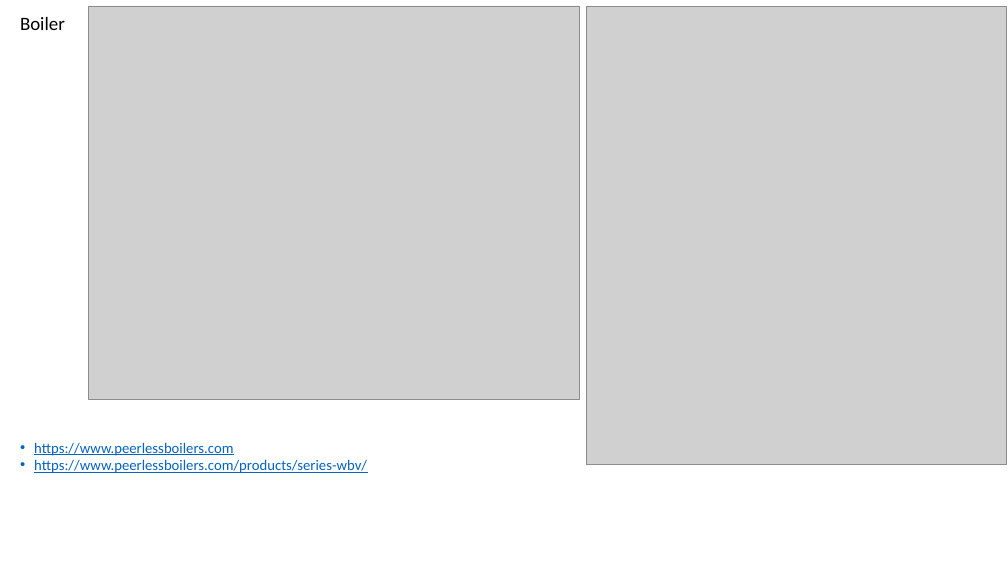
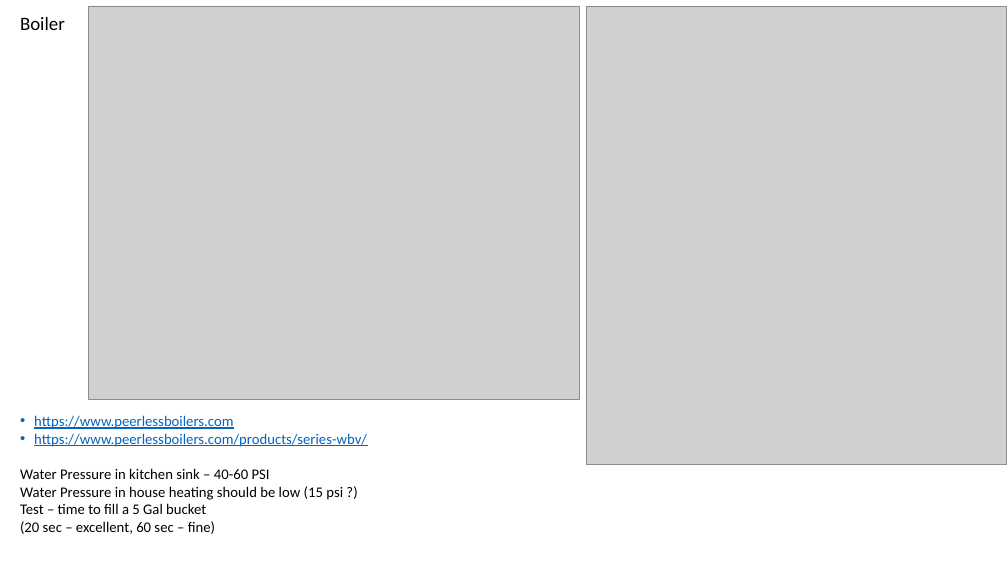
Before and after one commit to lselector/misc_farm, a slide deck: slide 4 of oil_boiler_heating.pptx. Drawn at 1008x567 pixels with LibreOffice and Linux fonts; fonts in the diff are those of the drawing; grey boxes stand for pictures. Boxes give left, top, right and bottom in pixels: in the first picture for what was removed or moved away, otherwise in the second. Text is boxed around its words. In the diff, an @@ line names an element or a change of style, - is before the commit and + after.

Commit message:
update

```diff
--- a/oil_boiler_heating.pptx
+++ b/oil_boiler_heating.pptx
@@ text "https://www.peerlessboilers.com": place and size @@
-text "https://www.peerlessboilers.com" at [34, 442, 367, 473]
+text "https://www.peerlessboilers.com" at [20, 415, 367, 534]
@@ text at [20, 468, 343, 534]: paragraphs added @@
+Water Pressure in kitchen sink – 40-60 PSI
+Water Pressure in house heating should be low (15 psi ?)
+Test – time to fill a 5 Gal bucket
+(20 sec – excellent, 60 sec – fine)
```
Also in this commit, not shown: 1 other slide changed, 1 slide added.
